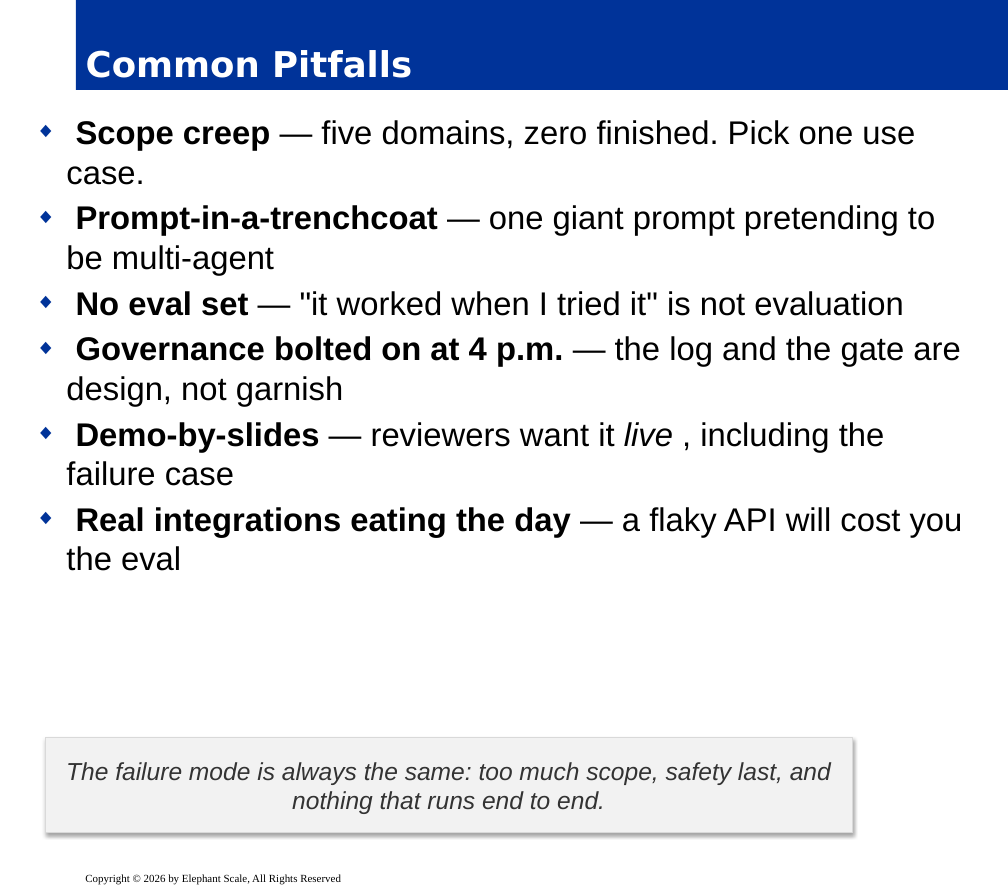
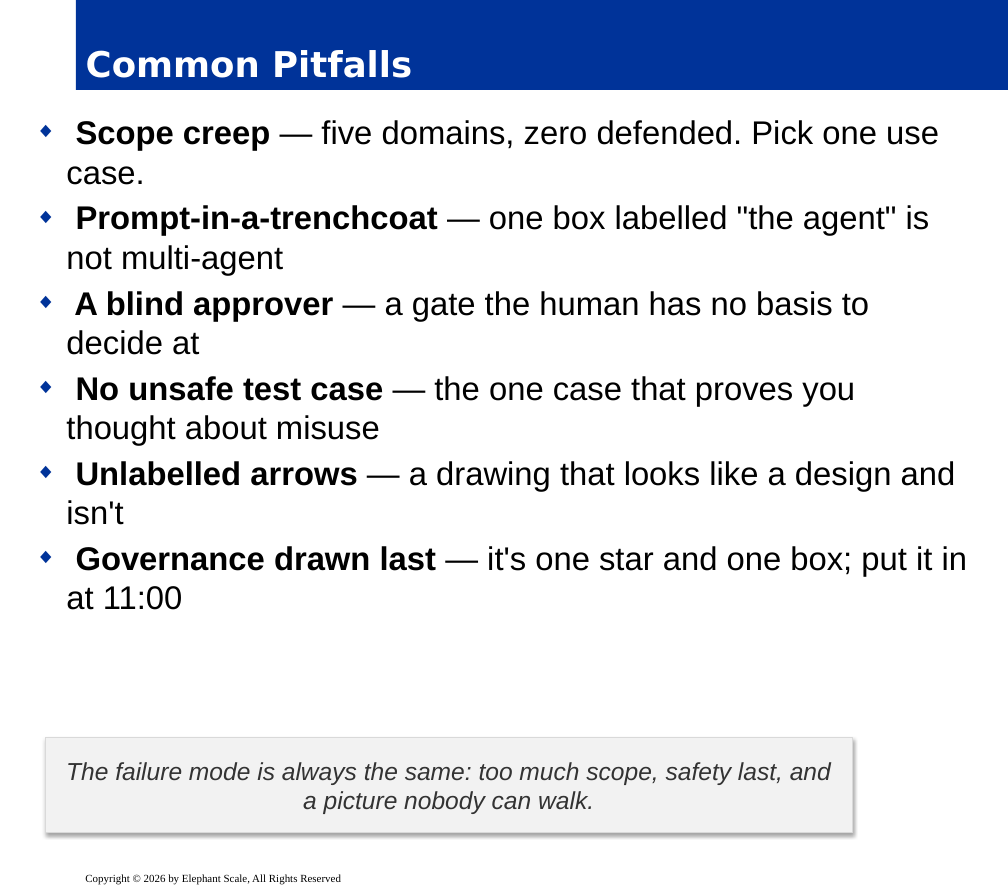
Before and after one commit to elephantscale/Building-Agentic-AI, a slide deck: slide 12 of slides/release/14-capstone.pptx (slide 10 before the commit). Drawn at 1008x892 pixels with LibreOffice and Linux fonts; fonts in the diff are those of the drawing; background and template pictures are left out. Boxes give left, top, right and bottom in pixels: in the first picture for what was removed or moved away, otherwise in the second. Text is boxed around its words. In the diff, an @@ line names an element or a change of style, - is before the commit and + after.

Commit message:
17

```diff
--- a/slides/release/14-capstone.pptx
+++ b/slides/release/14-capstone.pptx
@@ text at (x1=66, y1=120, x2=968, y2=610): text changed @@
-◆ Scope creep — five domains, zero finished. Pick one use case.
-◆ Prompt-in-a-trenchcoat — one giant prompt pretending to be multi-agent
-◆ No eval set — "it worked when I tried it" is not evaluation
-◆ Governance bolted on at 4 p.m. — the log and the gate are design, not garnish
-◆ Demo-by-slides — reviewers want it live , including the failure case
-◆ Real integrations eating the day — a flaky API will cost you the eval
+◆ Scope creep — five domains, zero defended. Pick one use case.
+◆ Prompt-in-a-trenchcoat — one box labelled "the agent" is not multi-agent
+◆ A blind approver — a gate the human has no basis to decide at
+◆ No unsafe test case — the one case that proves you thought about misuse
+◆ Unlabelled arrows — a drawing that looks like a design and isn't
+◆ Governance drawn last — it's one star and one box; put it in at 11:00
@@ text in rectangle at (x1=66, y1=762, x2=831, y2=814): text changed @@
-The failure mode is always the same: too much scope, safety last, and nothing that runs end to end.
+The failure mode is always the same: too much scope, safety last, and a picture nobody can walk.
```
Also in this commit, not shown: 9 other slides changed, 5 slides added, 3 slides removed.
